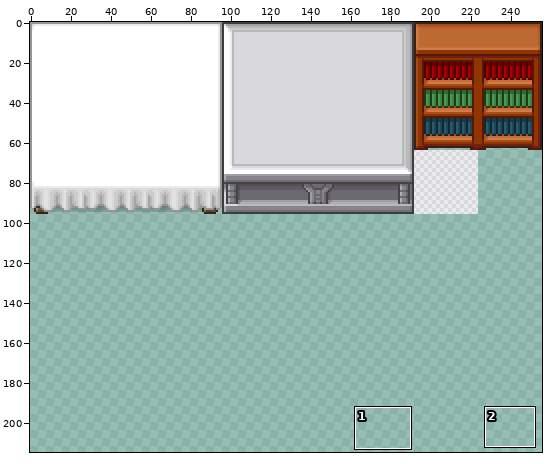
Two states of a sprite sheet, img/ambient.png. Above: a wide view before the commit, with the close-up outlined.
Close-up. Old version:
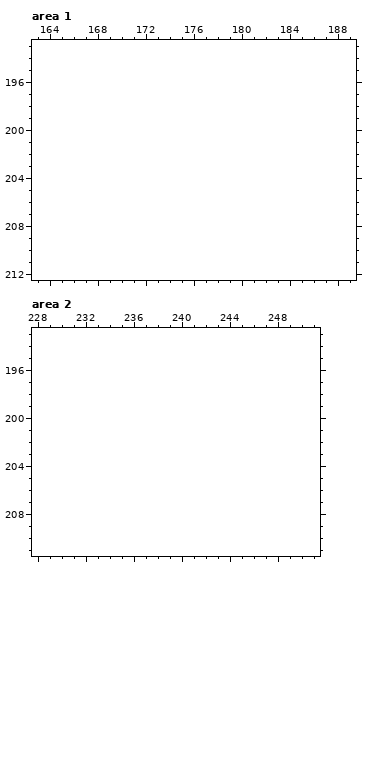
The file is 256x96 pixels. Pixels under 10% opacity are left out. Colours within 5 levels of each other are drawn and written as one. Shown: area 1: x 163..189, y 193..212; area 2: x 228..251, y 193..211. The old version is drawn lined up with the new one, on the new canvas. The wide view leaves out empty margins. The commit also changed other parts of the picture, which this record leaves out.
Once edited:
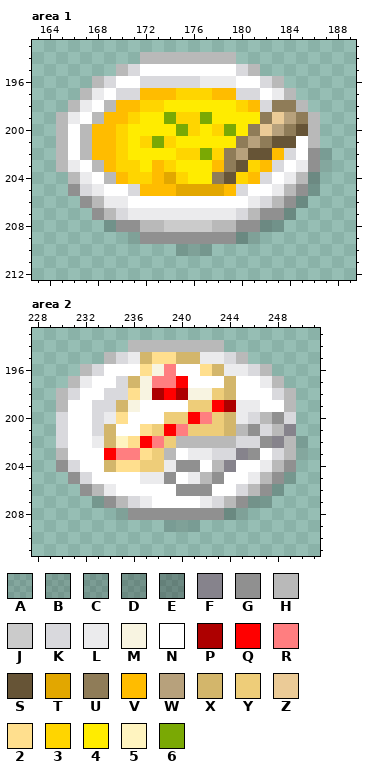
Palette (. is transparent): A #0000001f  B #00000027  C #0000002e  D #0000003b  E #00000047  F #86838c  G #909090  H #b9b9b9  J #cbcbcb  K #d9d9dd  L #ebebed  M #f8f4e1  N #ffffff  P #ad0000  Q #ff0000  R #ff7e80  S #665436  T #e2a700  U #8f7c58  V #ffbc00  W #b7a17c  X #d3b66b  Y #eecd79  Z #ebcb97  2 #ffdf8e  3 #ffd500  4 #ffec00  5 #fff4c0  6 #7aa904
Change:
canvas 256x96 -> 256x224
Changed rows in their new state; - is an unchanged pixel.
Area 1:
first column x 165:
194 -------HHHHHHHH--------
195 -----HKNNNNNNNNKH------
196 ---HKNNKKKKKLLLNNKH----
197 --HLNKKVVV333VVKKNLH---
198 -HLNHVV334444443VKUUH--
199 HLNHVV34463364444UZWUH-
200 HNHVV34444634364UZWUSH-
201 HNHVV3436344444UWUSSNH-
202 HNHVV344443363UWSSVKNGA
203 HLNHV334V3444VUS3VKNLGA
204 -HLNHV33VT344US3VKNLHE-
205 -GKLNNKVVVTTTTVKNNLHGC-
206 --GHLLNNNNNNNNNNLKHGD--
207 ---GHKLLLLLLLLLKHGGD---
208 ----CGGHHJJJJHHGGEC----
209 ------BGGGGGGGGDB------
210 ----------BBB----------
Area 2:
first column x 230:
194 ------HHHHHHHH-------
195 ----HKLX22XXLLKH-----
196 --HKNNN2MRNN2XLLKH---
197 -HLNNKXMRRQNNNXNNLH--
198 HKNNKK2MPQPMMYXNNNKH-
199 HNNKKXMNNNNYYQPLLNNH-
200 KNNKL2NNNYYQRYXLKHGK-
201 KNNKXNN2YQRYYYXHGKHF-
202 KNNLX52QRYHHHHHKKGFHA
203 HNNNQRR2YHNLLKKFGNKHA
204 GKNNX22YYLGGNHFNNLHG-
205 -GKNNNNLLGNLHGNNLHGB-
206 --GHLNNNNNGGGNNKHGC--
207 ---BGHKLNNNNLKHGDB---
208 -----BGGGGGGGGDB-----
209 ---------ABA---------
